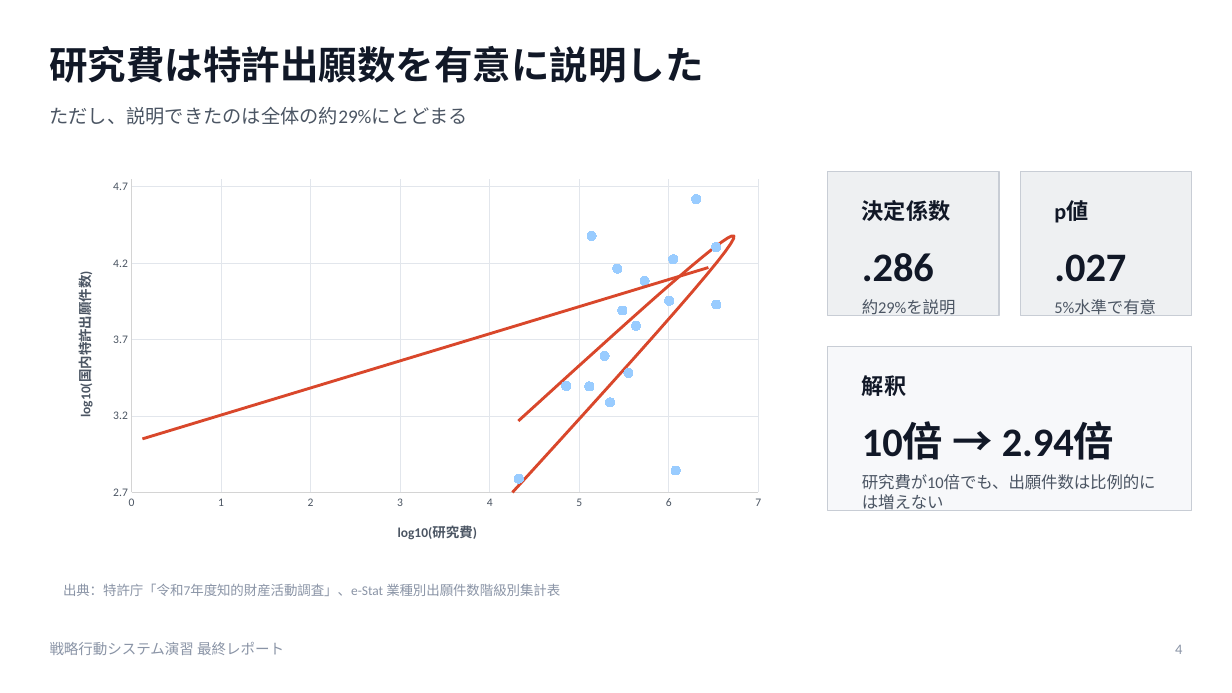
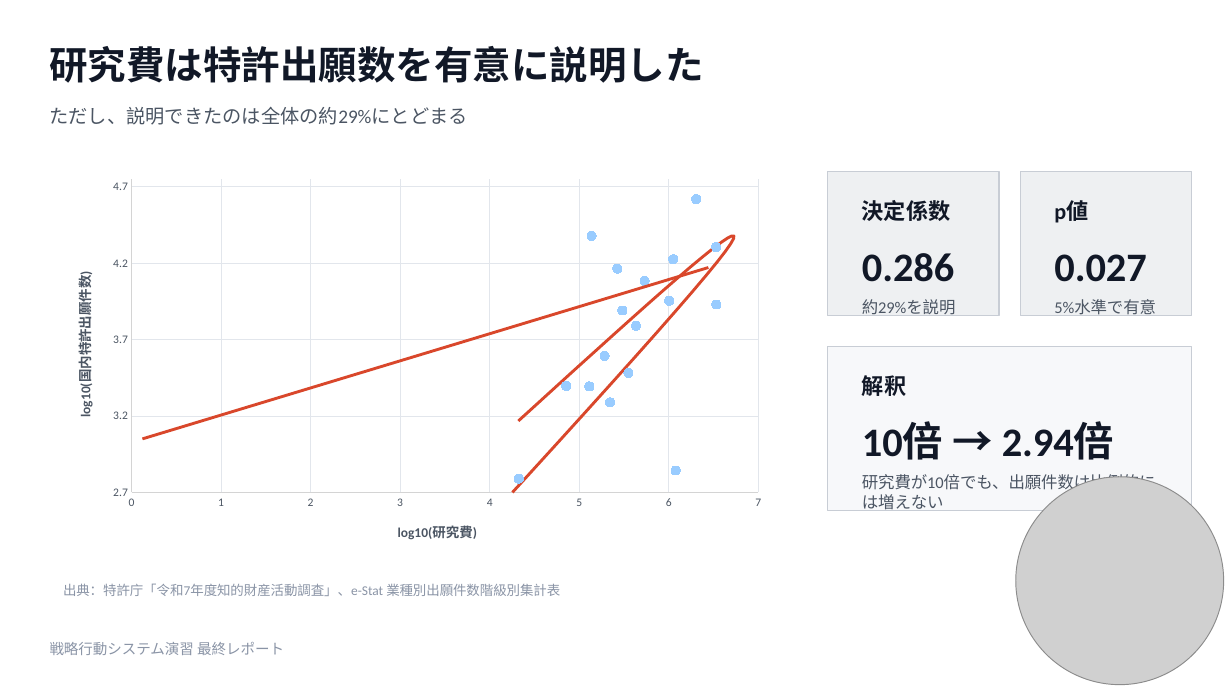
Before and after one commit to messier1296/univercity_note, a slide deck: slide 4 of 2026-spring/strategic_system/final_report/202410178_今村隼人.pptx. Drawn at 1232x693 pixels with LibreOffice and Linux fonts; fonts in the diff are those of the drawing; grey boxes stand for pictures. Boxes give left, top, right and bottom in pixels: in the first picture for what was removed or moved away, otherwise in the second. Text is boxed around its words. In the diff, an @@ line names an element or a change of style, - is before the commit and + after.

```diff
--- a/2026-spring/strategic_system/final_report/202410178_今村隼人.pptx
+++ b/2026-spring/strategic_system/final_report/202410178_今村隼人.pptx
@@ text at (x1=862, y1=253, x2=955, y2=282): text changed @@
-.286
+0.286
@@ text at (x1=1054, y1=254, x2=1147, y2=282): text changed @@
-.027
+0.027
@@ picture added at (x1=1016, y1=477, x2=1224, y2=685) @@
@@ text removed at (x1=1175, y1=645, x2=1182, y2=654) @@
-4
```
Also in this commit, not shown: 5 other slides changed, 31 other files.
